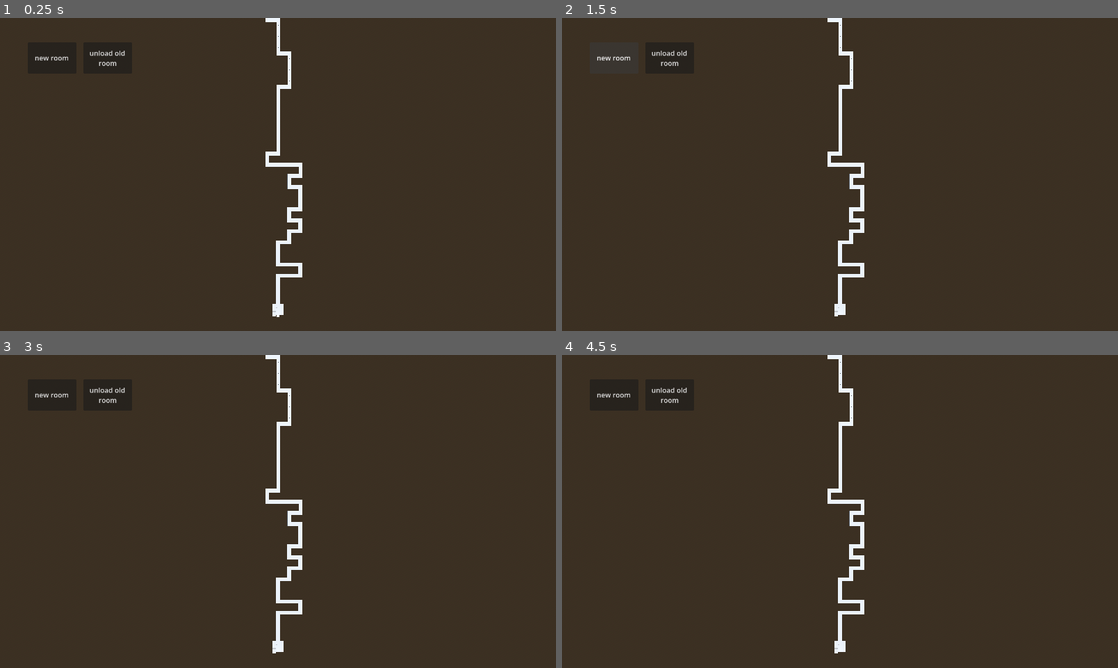
Above: before the commit, frames 1-4 (two rows, left to right).
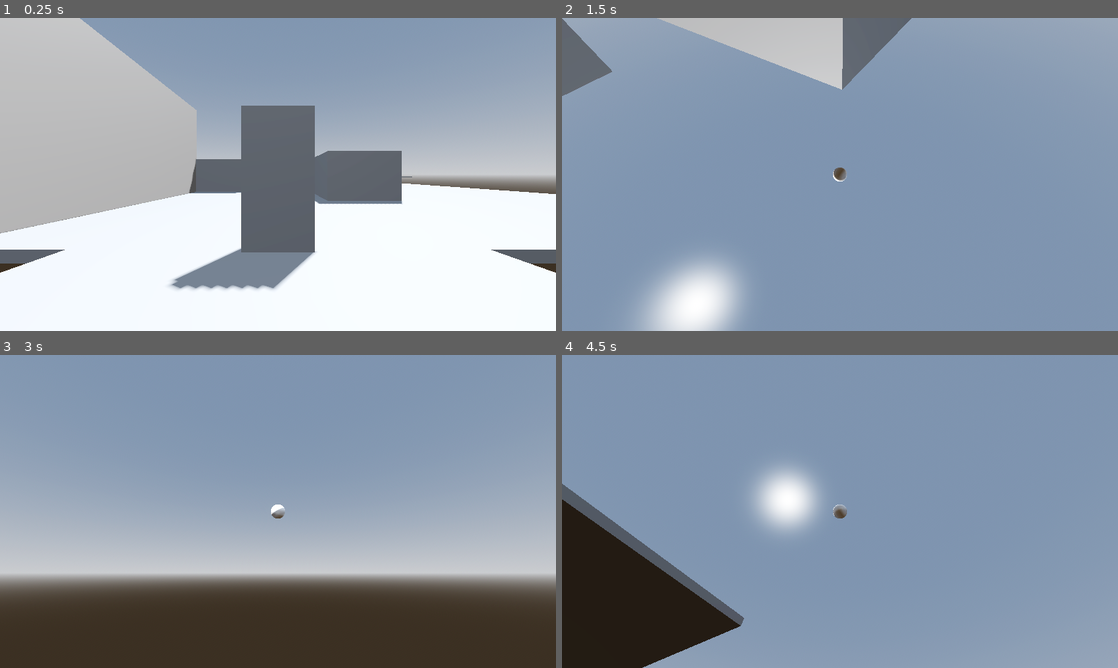
Above: after the commit, the same moments.

Repository: slop-inc/algebra-game-jam
Game: Godot game, scene res://scenes/rooms/game.tscn
Two runs of this game, one before a commit and one after it. Both use one fixed random seed, a clock stepped at 60 frames per second and the inputs below. This scene is started directly instead of the project's main scene.
Inputs (mouse positions are in pixels of both pictures, inside the frame that each line leads up to):
- Up to frame 1 (0.25 s): no input
- Up to frame 2 (1.5 s): click (667, 58) at 0.5 s, where only the run before the commit has a clickable "unload old room"; click (612, 58) at 1.25 s, where only the run before the commit has a clickable "new room"
- Up to frame 3 (3 s): click (50, 395) at 2 s, where only the run before the commit has a clickable "new room"; tap Enter (ui_accept) at 2.75 s; move the mouse to (400, 495) at 2.77 s; hold D (right_move) from 2.78 s (still down); tap Shift (dash) at 2.85 s; click (400, 495) at 2.92 s
- Up to frame 4 (4.5 s): tap Enter (ui_accept) at 3.02, 3.5, 3.77, 4.25 s; move the mouse to (728, 527) at 3.52 s; release D (right_move) at 3.53 s; hold S (down_move) 3.53-4.28 s; tap Shift (dash) at 3.6, 4.35 s; move the mouse to (895, 442) at 4.27 s; hold D (right_move) from 4.28 s (still down)

The runs differ from the first frame. In frame 1, 100% of the frame differs, in the area x 0-100%, y 0-100%; in frame 2, 100%; in frame 3, 76%; in frame 4, 93%.

Commit message:
Adjusted palyer controls

Diff:
--- a/scenes/player_movement_test/player.gd
+++ b/scenes/player_movement_test/player.gd
@@ -4,8 +4,8 @@
 var SPEED = 0.0
 var MAXSPEED = 5.0
 var JUMP_VELOCITY = 4.
-var DECEL = 0.80
-var ACCEL = 0.20
+var DECEL = 2.0
+var ACCEL = 0.80
 var SENSITIVITY = 0.008
 
 
--- a/scenes/rooms/game.gd
+++ b/scenes/rooms/game.gd
@@ -67,10 +67,3 @@
 
 func _process(_delta: float) -> void:
 	pass
-
-
-func _on_button_pressed() -> void:
-	_generate_room("catacomb")
-
-func _on_button_2_pressed() -> void:
-	_del_oldest_room()
--- a/scenes/rooms/game.tscn
+++ b/scenes/rooms/game.tscn
@@ -2,6 +2,7 @@
 
 [ext_resource type="Script" uid="uid://uwokpwujva4q" path="res://scenes/rooms/game.gd" id="1_8fg17"]
 [ext_resource type="PackedScene" uid="uid://c44iiifu0ij7x" path="res://scenes/rooms/start_room.tscn" id="2_15nd6"]
+[ext_resource type="PackedScene" path="res://scenes/player_movement_test/player.tscn" id="3_qbjnx"]
 
 [sub_resource type="ProceduralSkyMaterial" id="ProceduralSkyMaterial_15nd6"]
 sky_horizon_color = Color(0.66224277, 0.6717428, 0.6867428, 1)
@@ -34,23 +35,5 @@
 transform = Transform3D(1, 0, 0, 0, 1, 0, 0, 0, 1, 0, 8, 0)
 omni_range = 27.9
 
-[node name="Camera3D2" type="Camera3D" parent="." unique_id=183354025]
-transform = Transform3D(1, 0, 0, 0, -4.371139e-08, 1, 0, -1, -4.371139e-08, 0, 549.4, -381.1)
-
-[node name="Button" type="Button" parent="Camera3D2" unique_id=980248442]
-offset_left = 64.0
-offset_top = 56.0
-offset_right = 176.0
-offset_bottom = 128.0
-text = "new room"
-
-[node name="Button2" type="Button" parent="Camera3D2" unique_id=1319968129]
-offset_left = 192.0
-offset_top = 56.0
-offset_right = 304.0
-offset_bottom = 128.0
-text = "unload old
-room"
-
-[connection signal="pressed" from="Camera3D2/Button" to="." method="_on_button_pressed"]
-[connection signal="pressed" from="Camera3D2/Button2" to="." method="_on_button_2_pressed"]
+[node name="Player" parent="." unique_id=2017426151 instance=ExtResource("3_qbjnx")]
+transform = Transform3D(-3.4969112e-08, 0, 0.8, 0, 0.8, 0, -0.8, 0, -3.4969112e-08, 0, 1.3000001, 0)
--- a/scenes/rooms/start_room.tscn
+++ b/scenes/rooms/start_room.tscn
@@ -3,6 +3,9 @@
 [ext_resource type="Script" uid="uid://uj72xj23hakp" path="res://scenes/rooms/room.gd" id="1_f8a4q"]
 
 [sub_resource type="BoxMesh" id="BoxMesh_mshv5"]
+
+[sub_resource type="BoxShape3D" id="BoxShape3D_f8a4q"]
+size = Vector3(6, 0.2, 6)
 
 [node name="StartRoom" type="Node3D" unique_id=1380908902]
 script = ExtResource("1_f8a4q")
@@ -13,6 +16,12 @@
 [node name="Marker3D" type="Marker3D" parent="RoomMarker" unique_id=1646835019]
 transform = Transform3D(1, 0, 0, 0, 1, 0, 0, 0, 1, 0, 0, -1.0000019)
 
-[node name="MeshInstance3D" type="MeshInstance3D" parent="." unique_id=510773452]
+[node name="StaticBody3D" type="StaticBody3D" parent="." unique_id=909659431]
+
+[node name="MeshInstance3D" type="MeshInstance3D" parent="StaticBody3D" unique_id=510773452]
 transform = Transform3D(6, 0, 0, 0, 0.2, 0, 0, 0, 6, 0, -0.1, 0)
 mesh = SubResource("BoxMesh_mshv5")
+
+[node name="CollisionShape3D" type="CollisionShape3D" parent="StaticBody3D" unique_id=725723422]
+transform = Transform3D(1, 0, 0, 0, 1, 0, 0, 0, 1, 0, -0.099999964, 0)
+shape = SubResource("BoxShape3D_f8a4q")
Not shown: 1 places in scenes/player_movement_test/player_movement_test.tscn that only renumber resources
